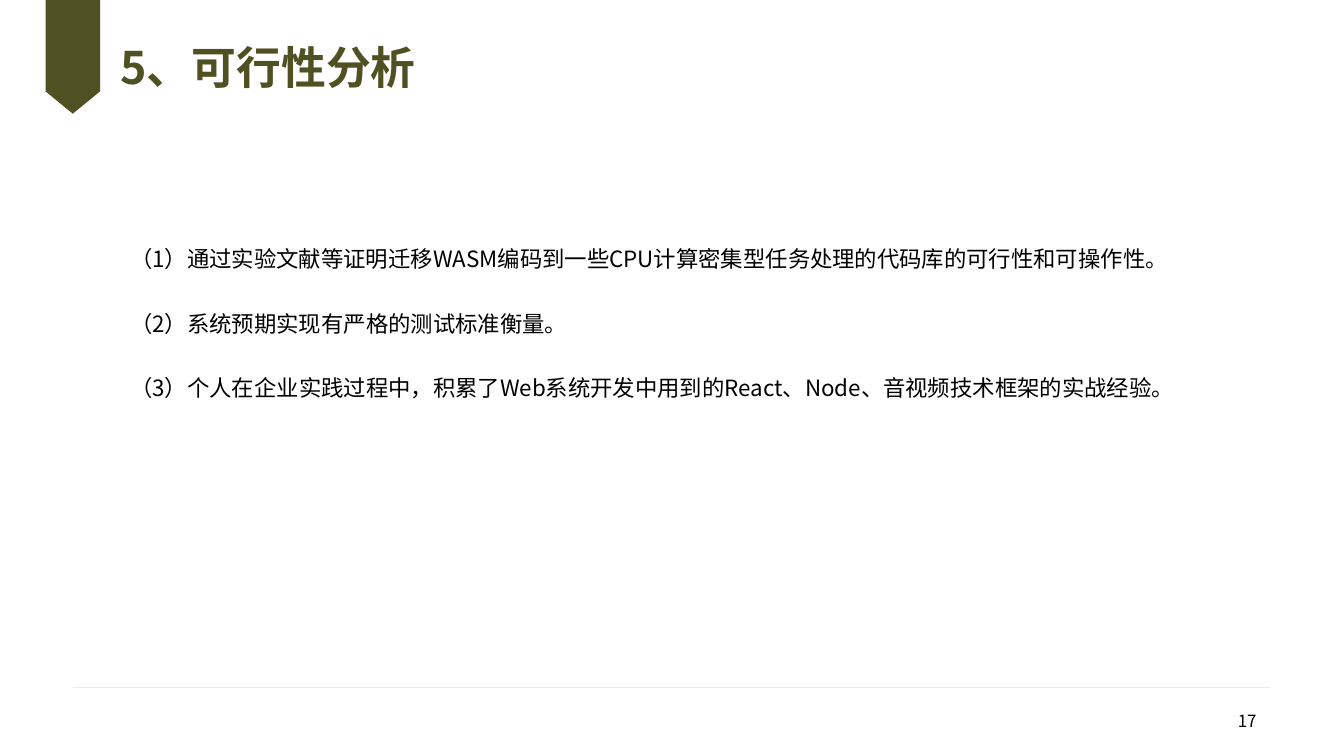
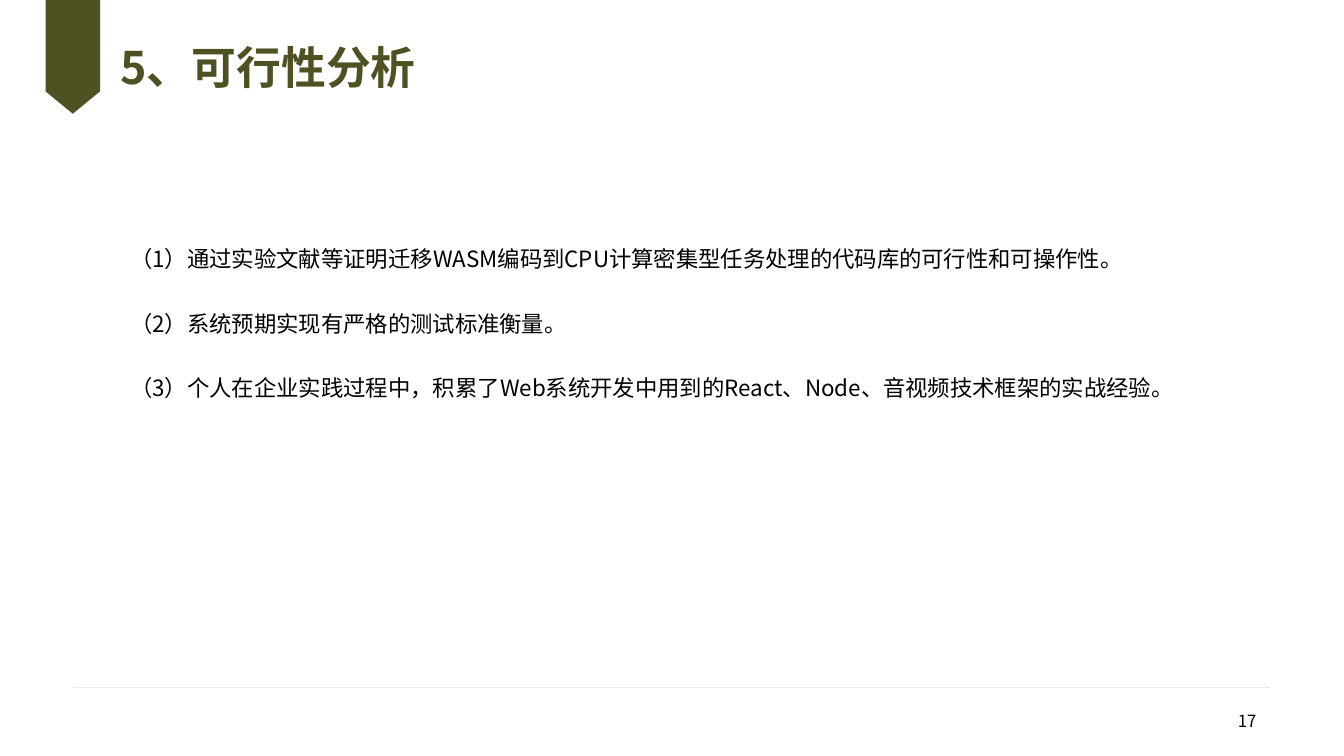
Before and after one commit to knoxnoe/GraduationProject, a slide deck: slide 17 of doc/paper/v2/缑通旺-开题.pptx. Drawn at 1344x756 pixels with LibreOffice and Linux fonts; fonts in the diff are those of the drawing; background and template pictures are left out. Boxes give left, top, right and bottom in pixels: in the first picture for what was removed or moved away, otherwise in the second. Text is boxed around its words. In the diff, an @@ line names an element or a change of style, - is before the commit and + after.

```diff
--- a/doc/paper/v2/缑通旺-开题.pptx
+++ b/doc/paper/v2/缑通旺-开题.pptx
@@ text at bbox=[130, 248, 1122, 269]: text changed @@
-（1）通过实验文献等证明迁移WASM编码到一些CPU计算密集型任务处理的代码库的可行性和可操作性。
+（1）通过实验文献等证明迁移WASM编码到CPU计算密集型任务处理的代码库的可行性和可操作性。
```
Also in this commit, not shown: 8 other slides changed, 4 other files.
